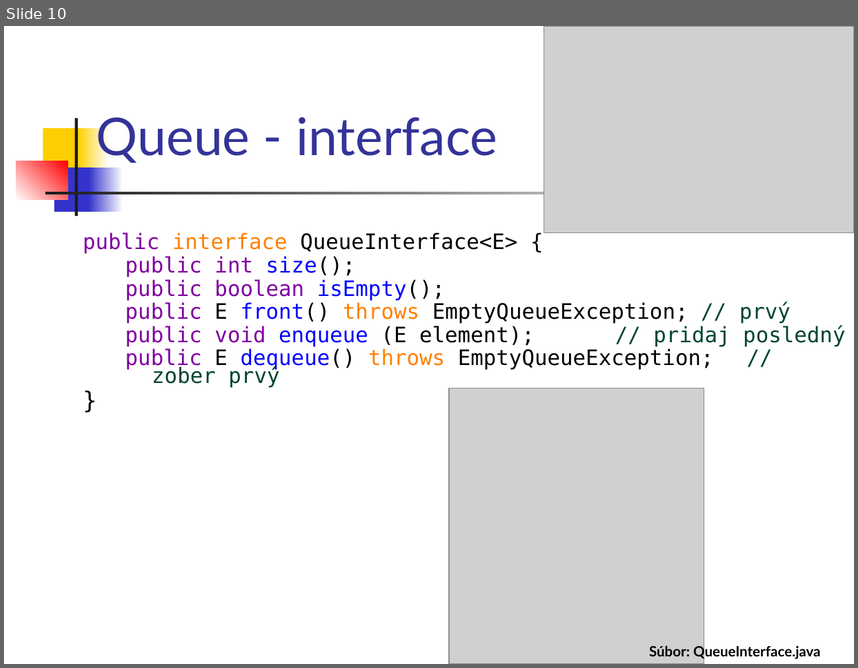
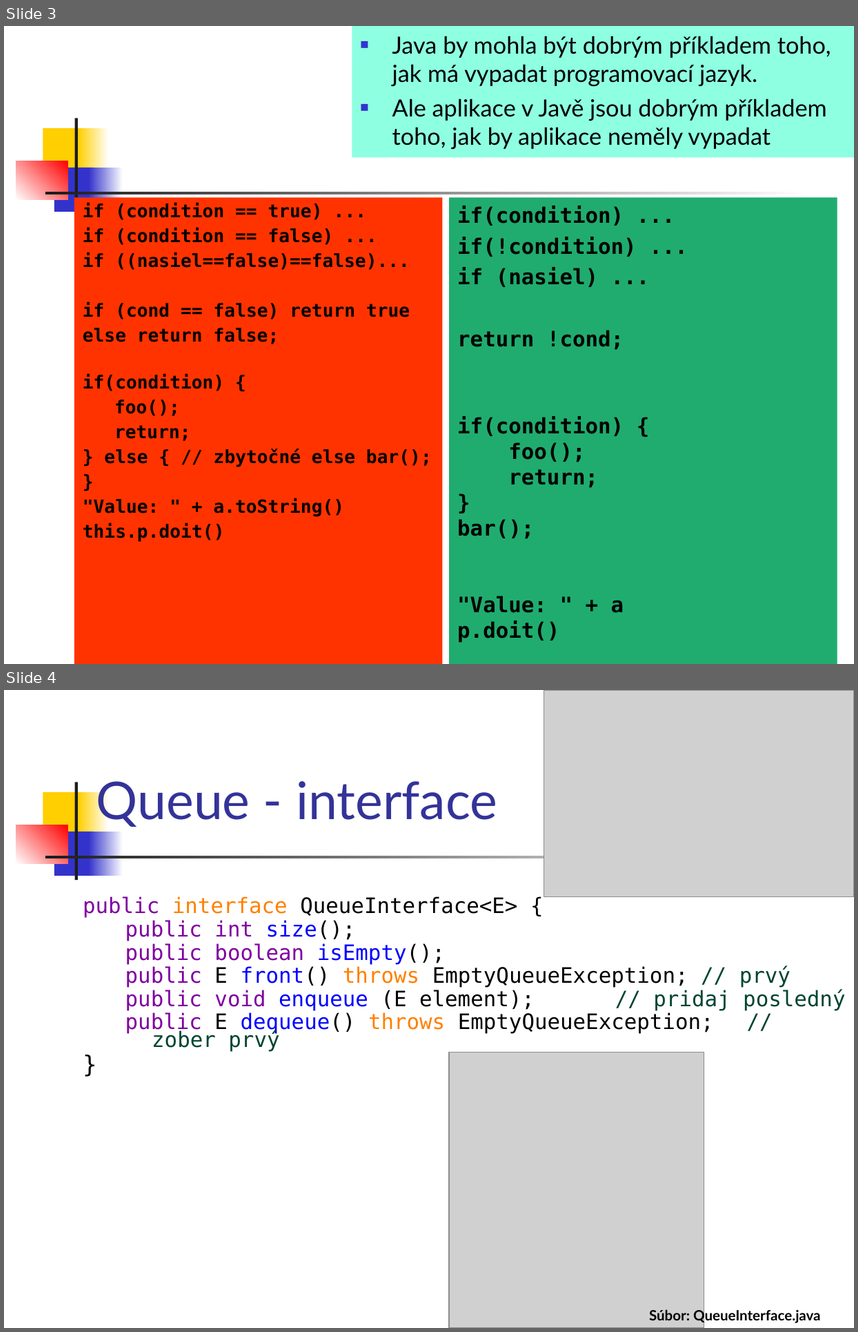
Before and after one commit to Programovanie4/Prednasky, a slide deck: 06/06_java_intro.ppt. Shown one above the other, each under a label of ours: slide 10 before the commit, slides 3 and 4 after it. The pictures are 858x668 and 858x1332 pixels, drawn with LibreOffice and Linux fonts; fonts in the diff are those of the drawing; grey boxes stand for pictures. Boxes give left, top, right and bottom in pixels: in the first picture for what was removed or moved away, otherwise in the second. Text is boxed around its words. In the diff, an @@ line names an element or a change of style, - is before the commit and + after.

```diff
--- a/06/06_java_intro.ppt
+++ b/06/06_java_intro.ppt
@@ slide 3 added at bbox=[4, 26, 854, 664], background #FFFFFF; not listed: 7 template elements that a slide beside it also shows @@
@@ rectangle added at bbox=[352, 26, 854, 158], fill #8EFFE1, 20 pt, text #000000 @@
+■ Java by mohla být dobrým příkladem toho, jak má vypadat programovací jazyk.
+■ Ale aplikace v Javě jsou dobrým příkladem toho, jak by aplikace neměly vypadat
@@ rectangle added at bbox=[74, 198, 443, 664], fill #FF3300, 15.3 pt, text #000000, bold @@
+if (condition == true) ...
+if (condition == false) ...
+if ((nasiel==false)==false)...
+if (cond == false) return true
+else return false;
+if(condition) {
+foo();
+return;
+} else { // zbytočné else bar();
+}
+"Value: " + a.toString()
+this.p.doit()
@@ rectangle added at bbox=[450, 198, 838, 664], fill #20AC6F, 18 pt, text #000000, bold @@
+if(condition) ...
+if(!condition) ...
+if (nasiel) ...
+return !cond;
+if(condition) {
+foo();
+return;
+}
+bar();
+"Value: " + a
+p.doit()
@@ what was slide 10 is now slide 4 @@
```
Also in this commit, not shown: 2 slides changed, 2 other slides added, 13 slides removed, 4 other files.
